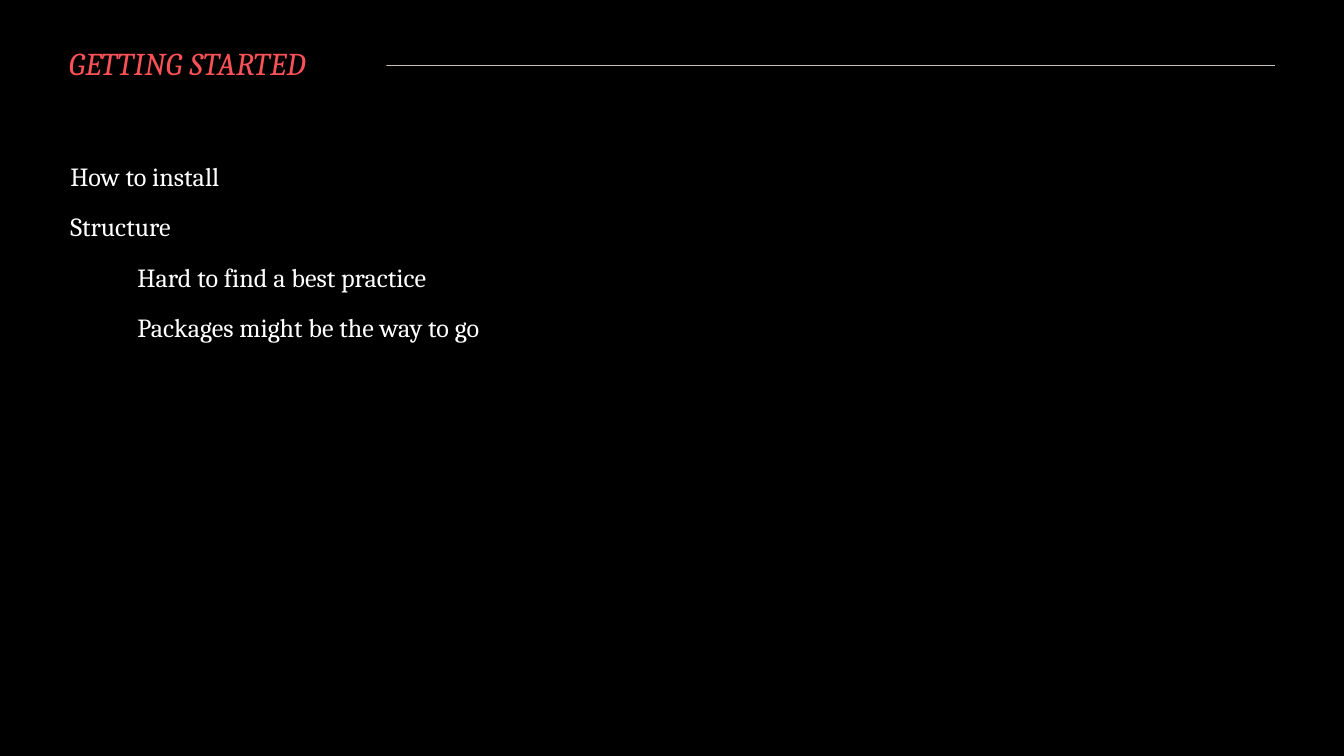
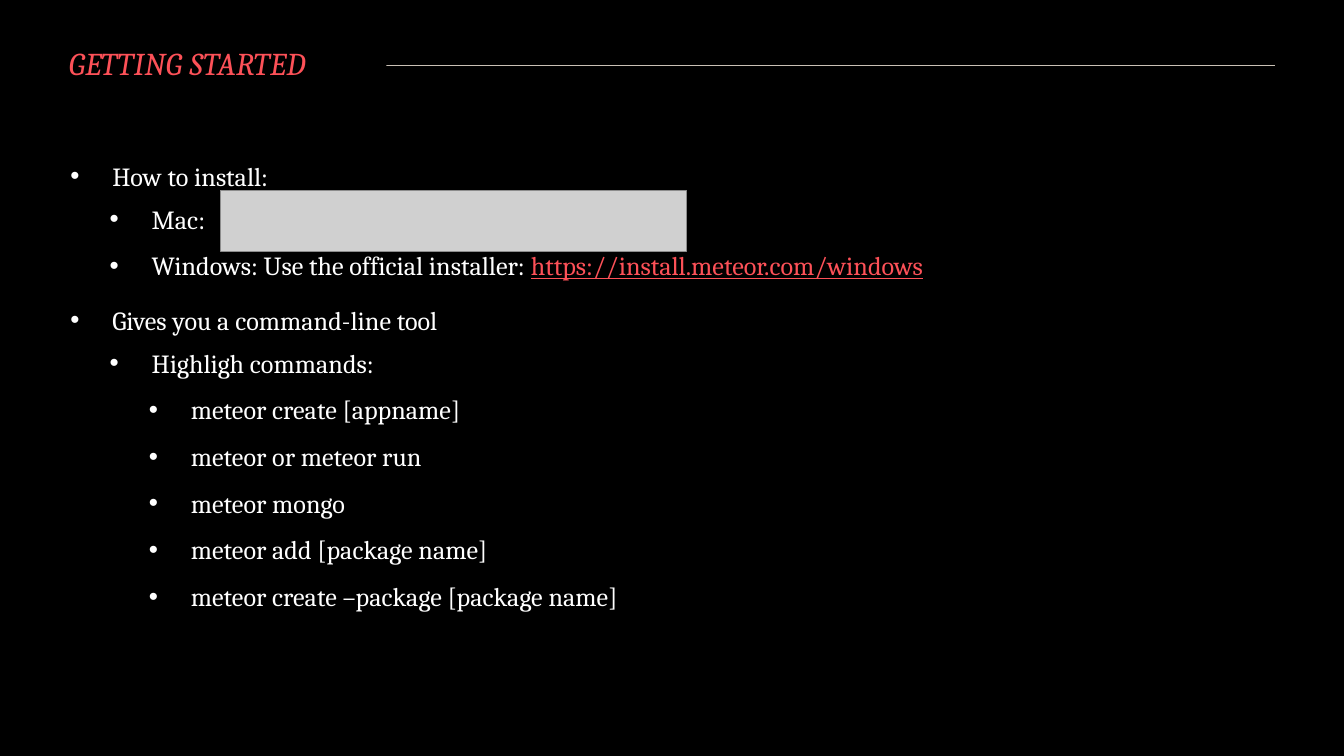
Before and after one commit to EirikV/meteor-workshop, a slide deck: slide 3 of private/Presentasjon.pptx. Drawn at 1344x756 pixels with LibreOffice and Linux fonts; fonts in the diff are those of the drawing; grey boxes stand for pictures. Boxes give left, top, right and bottom in pixels: in the first picture for what was removed or moved away, otherwise in the second. Text is boxed around its words. In the diff, an @@ line names an element or a change of style, - is before the commit and + after.

```diff
--- a/private/Presentasjon.pptx
+++ b/private/Presentasjon.pptx
@@ text at (x1=112, y1=168, x2=923, y2=612): text changed @@
-How to install
-Structure
-Hard to find a best practice
-Packages might be the way to go
+• How to install:
+  • Mac:
+  • Windows: Use the official installer: https://install.meteor.com/windows
+• Gives you a command-line tool
+  • Highligh commands:
+    • meteor create [appname]
+    • meteor or meteor run
+    • meteor mongo
+    • meteor add [package name]
+    • meteor create –package [package name]
@@ picture added at (x1=220, y1=191, x2=687, y2=251) @@
```
Also in this commit, not shown: 2 other slides changed, 3 slides added, 2 slides removed.
